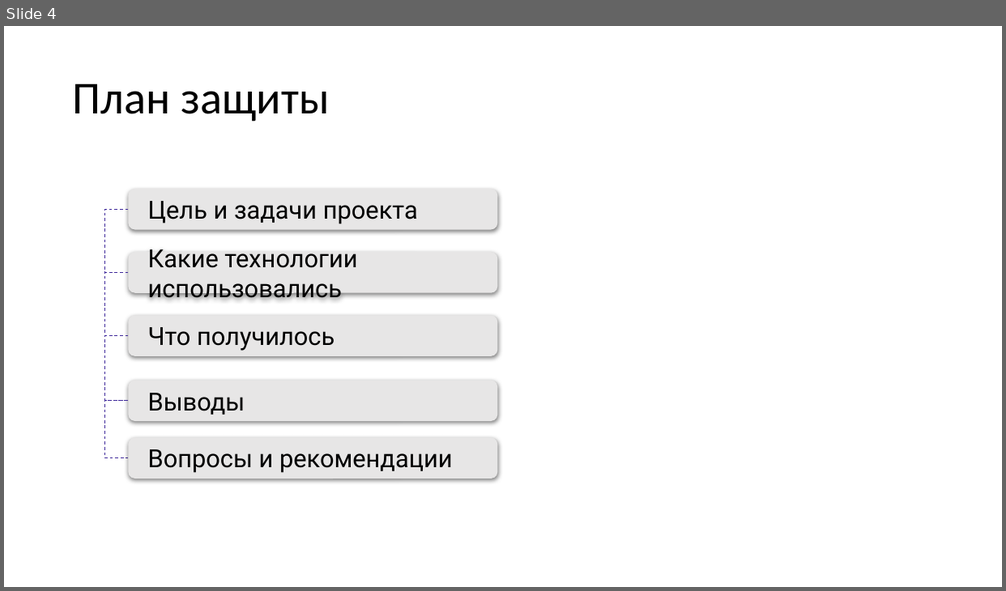
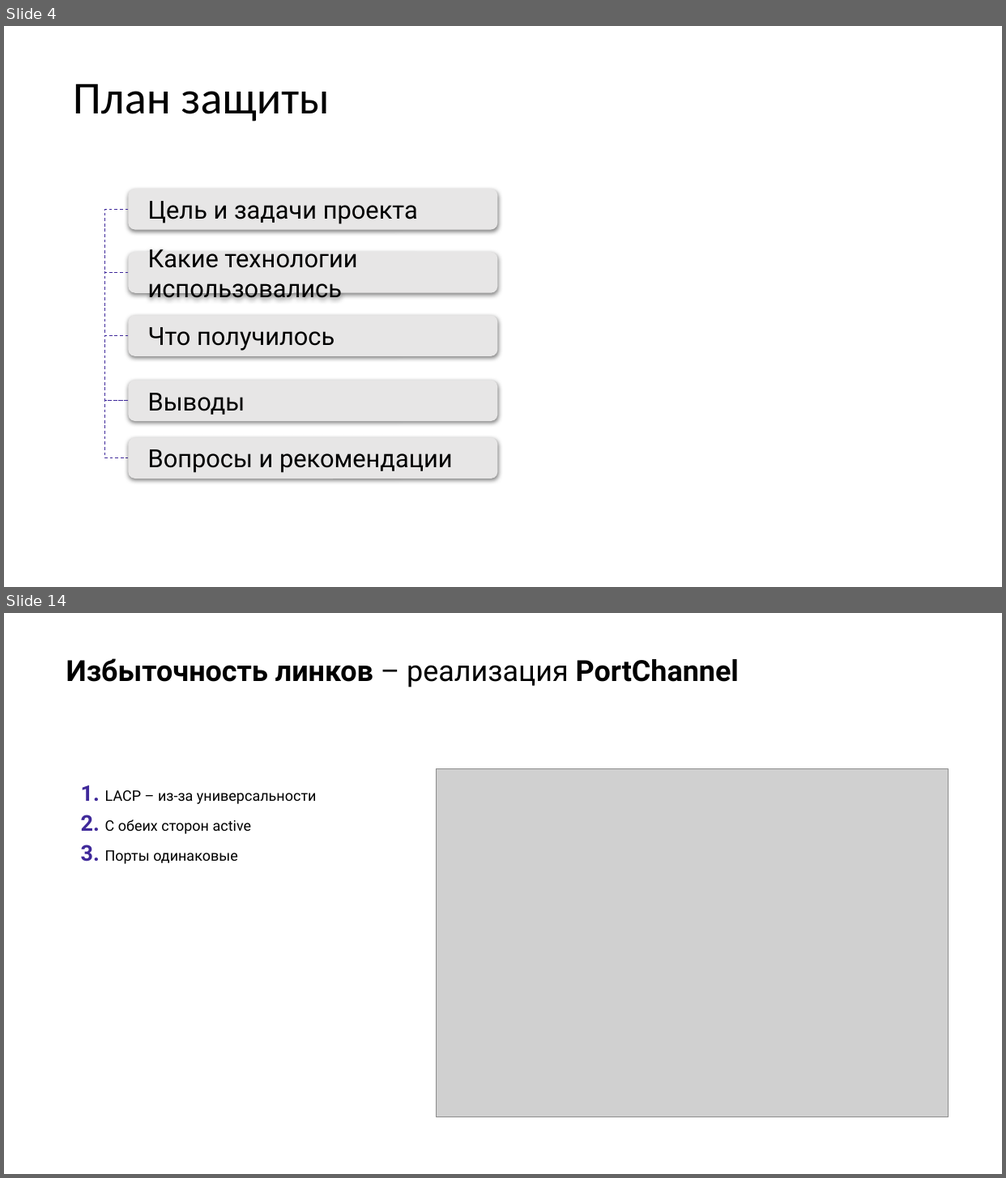
Before and after one commit to aarkin002/otus_NEb, a slide deck: Project/Otus_basic.pptx. Shown one above the other, each under a label of ours: slide 4 before the commit, slides 4 and 14 after it; the slides between them are not shown. The pictures are 1006x591 and 1006x1178 pixels, drawn with LibreOffice and Linux fonts; fonts in the diff are those of the drawing; grey boxes stand for pictures. Boxes give left, top, right and bottom in pixels: in the first picture for what was removed or moved away, otherwise in the second. Text is boxed around its words. In the diff, an @@ line names an element or a change of style, - is before the commit and + after.

```diff
--- a/Project/Otus_basic.pptx
+++ b/Project/Otus_basic.pptx
@@ slide 14 added at [4,613,1002,1174], background #FFFFFF @@
@@ title added at [66,658,739,688], 28 pt, text #000000, bold @@
+Избыточность линков – реализация PortChannel
@@ picture added at [436,769,948,1118] @@
@@ text added at [81,786,317,864], 14 pt, text #000000 @@
+1. LACP – из-за универсальности
+2. C обеих сторон active
+3. Порты одинаковые
```
Also in this commit, not shown: 3 slides changed, 18 other slides added, 2 slides removed, 1 other file.
